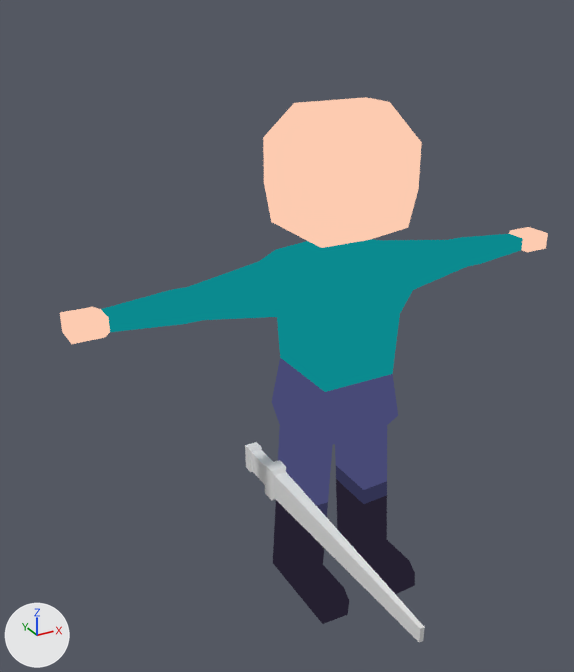
Before and after pictures for a commit that changed the Blender file bleed-client/blender/Man-Handgun.blend.
One viewpoint serves both versions: a camera (50 mm lens) standing at (-0.521, -0.813, 0.78) and looking at (-0.019, 0.1, 0.324). The lights are fixed; the arrows at lower left show +X, +Y and +Z.

The first picture shows 'Character', 'Sword'.
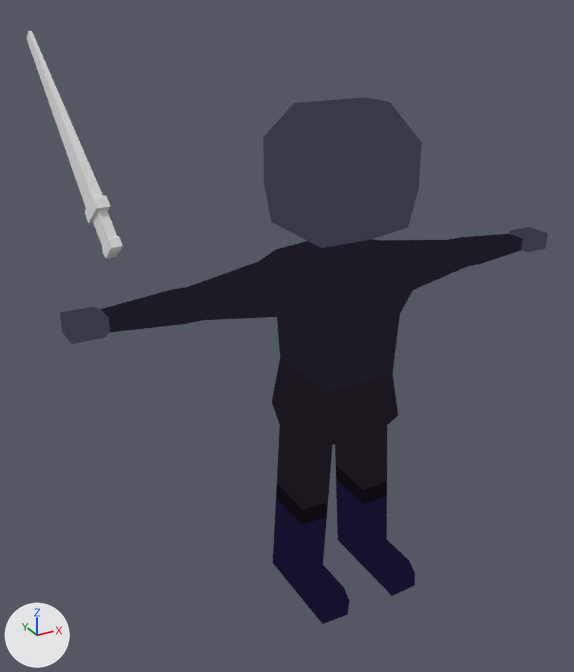
Location of each change, (x1, y1, x2, y2) in pixels of the pictures (574 x 672 px):
'Character', surface changed: (60, 97, 548, 624) in both
'Sword', moved, turned: before (245, 442, 425, 642); after (26, 31, 123, 258)

Patch to the scene script:
```diff
--- a/bleed-client/blender/Man-Handgun.blend.py
+++ b/bleed-client/blender/Man-Handgun.blend.py
@@ img_shade4_png @@
+img_shade4_png = load_image('shade4.png', '../palettes/shade4.png', 64, 1, 'sRGB')
@@ mat_material_001 @@
 mat_material_001 = emission_material('Material.001')
-mat_material_001.texture = img_shade1_png
+mat_material_001.texture = img_shade4_png
@@ ob_sword @@
 ob_sword = bpy.data.objects.new('Sword', me_cube_003)
-ob_sword.location = (-0.109, -0.255, 0.187)
+ob_sword.location = (-0.226, 0.487, 0.644)
+ob_sword.rotation_euler = (-2.279, 0.00587, 0.137)  # degrees (-131, 0.3, 7.8)
 ob_sword.scale = (0.0113, 0.231, 0.0226)
```
